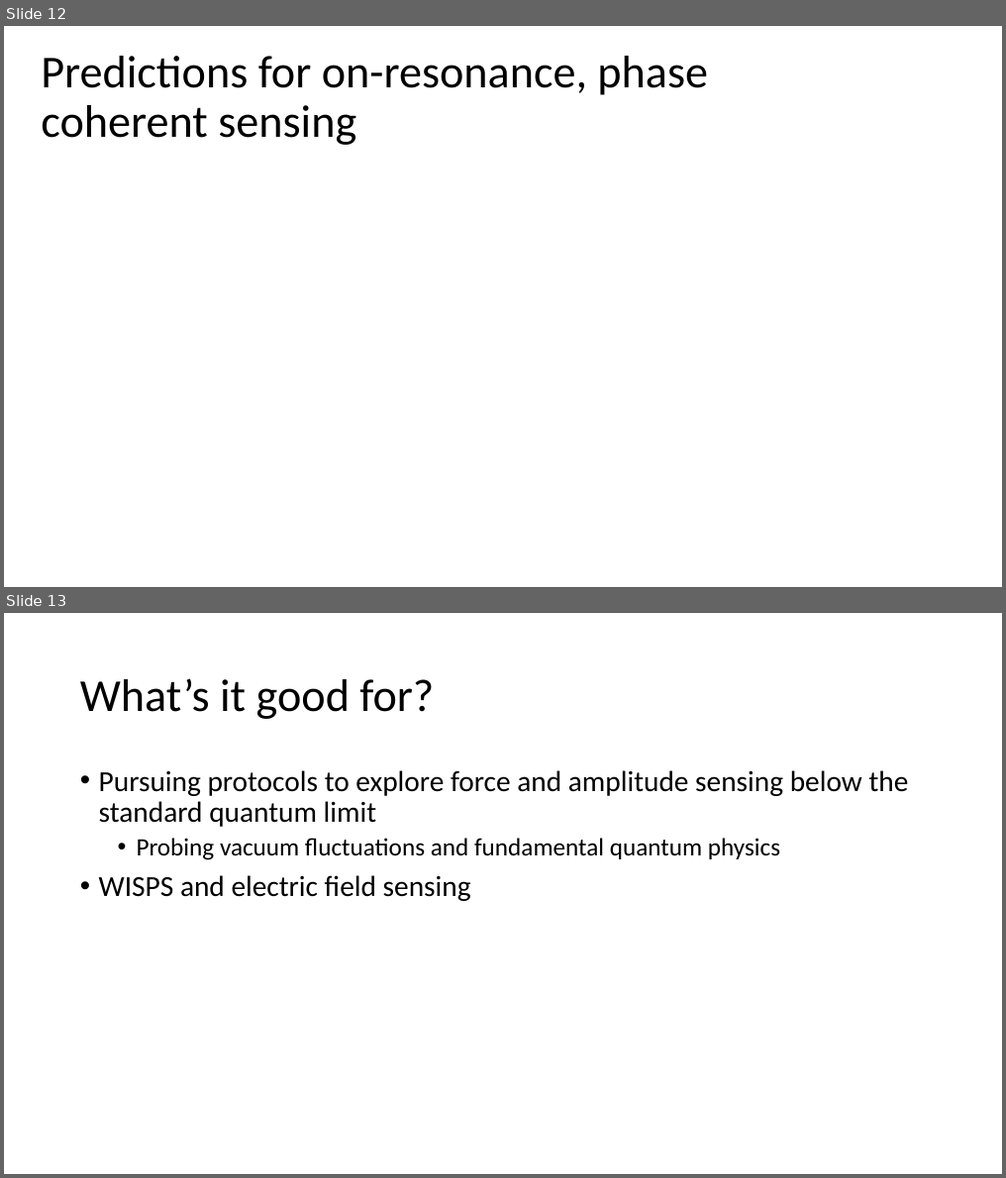
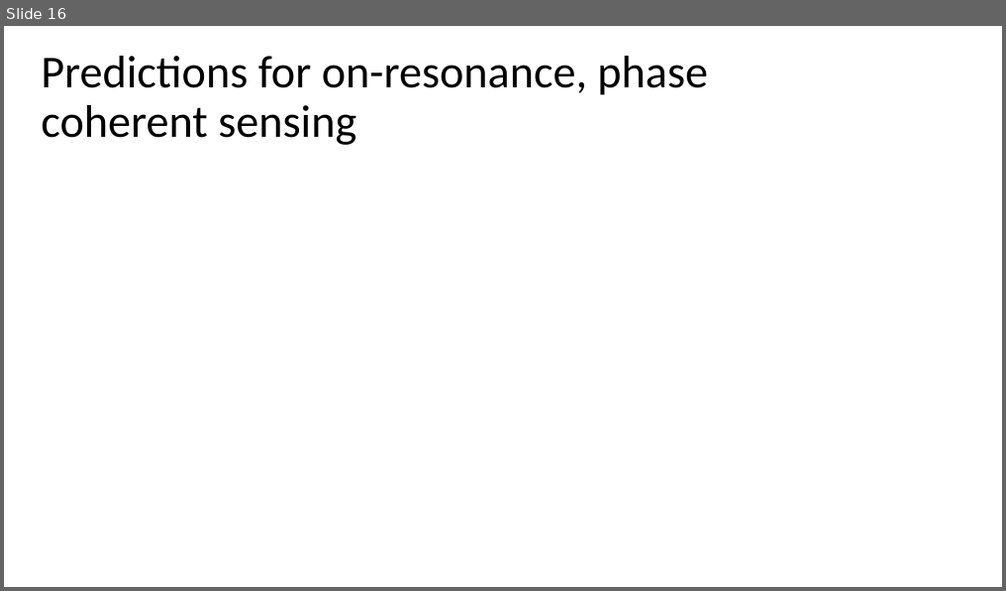
Before and after one commit to kgilmo/amplitude_sensing_paper, a slide deck: amplitude_sensing_penning.pptx. Shown one above the other, each under a label of ours: slides 12 and 13 before the commit, slide 16 after it. The pictures are 1006x1178 and 1006x591 pixels, drawn with LibreOffice and Linux fonts; fonts in the diff are those of the drawing; grey boxes stand for pictures. Boxes give left, top, right and bottom in pixels: in the first picture for what was removed or moved away, otherwise in the second. Text is boxed around its words. In the diff, an @@ line names an element or a change of style, - is before the commit and + after.

```diff
--- a/amplitude_sensing_penning.pptx
+++ b/amplitude_sensing_penning.pptx
@@ slide 13 removed at [4,613,1002,1174], background #FFFFFF @@
@@ title removed at [80,678,434,719] @@
-What’s it good for?
@@ text removed at [99,770,909,901] @@
-• Pursuing protocols to explore force and amplitude sensing below the standard quantum limit
-  • Probing vacuum fluctuations and fundamental quantum physics
-• WISPS and electric field sensing
@@ what was slide 12 is now slide 16 @@
```
Also in this commit, not shown: 8 slides changed, 4 slides added, 2 other slides removed, 2 other files.
